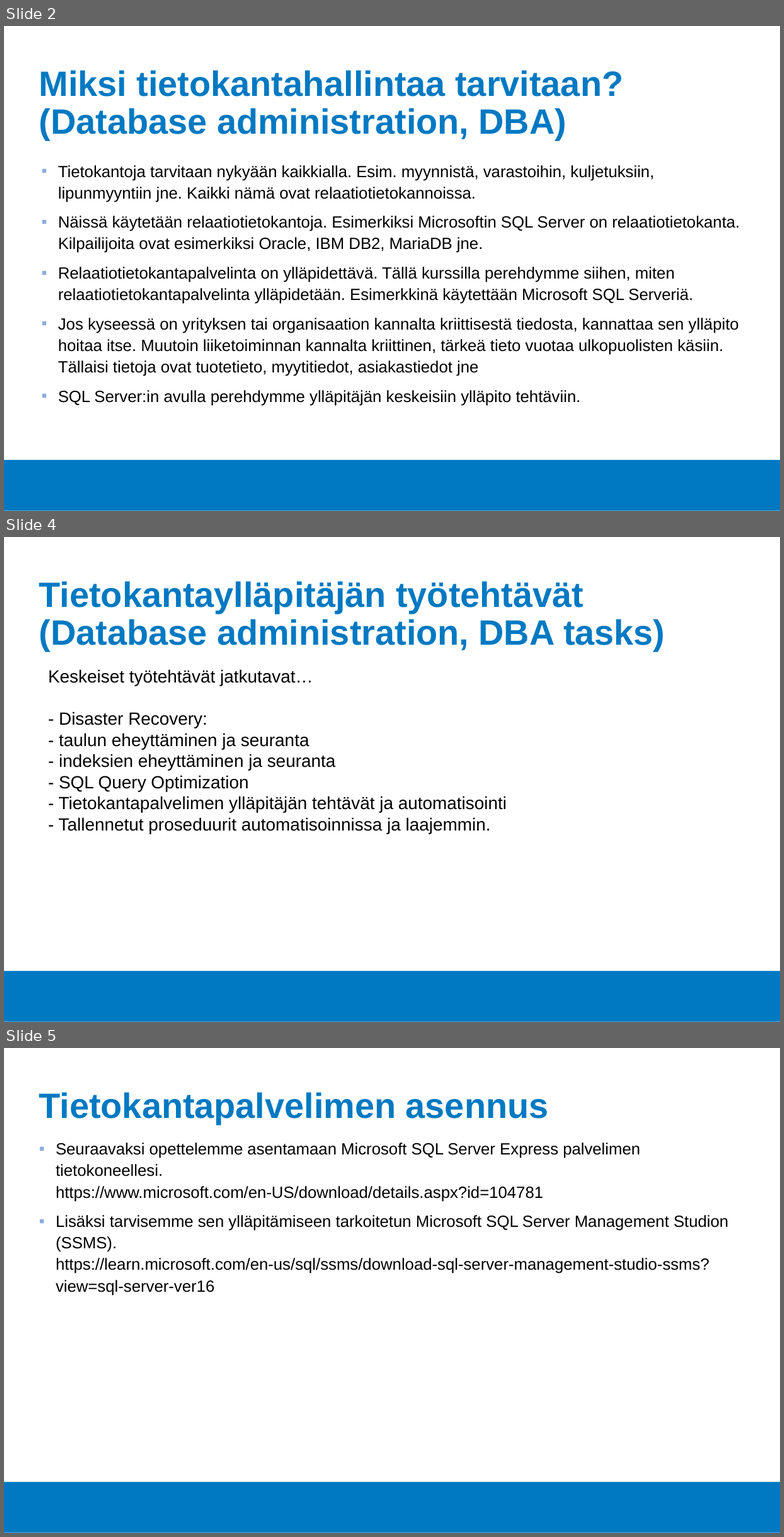
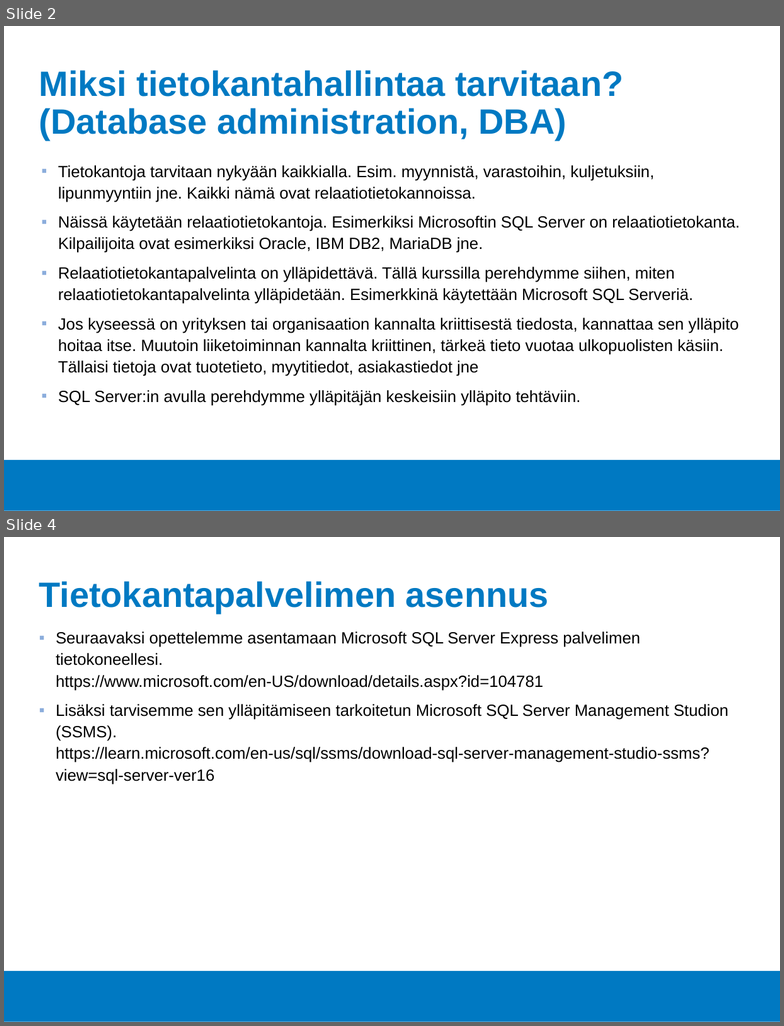
Before and after one commit to Tietokantahallinta/Tietokantahallinta.github.io, a slide deck: luennot/viikko01/Luentokalvot_01.odp. Shown one above the other, each under a label of ours: slides 2, 4 and 5 before the commit, slides 2 and 4 after it; the slides between them are not shown. The pictures are 784x1537 and 784x1026 pixels, drawn with LibreOffice and Linux fonts; fonts in the diff are those of the drawing; background and template pictures are left out. Boxes give left, top, right and bottom in pixels: in the first picture for what was removed or moved away, otherwise in the second. Text is boxed around its words. In the diff, an @@ line names an element or a change of style, - is before the commit and + after.

```diff
--- a/luennot/viikko01/Luentokalvot_01.odp
+++ b/luennot/viikko01/Luentokalvot_01.odp
@@ slide 4 removed at [4,537,780,1022], background #FFFFFF; not listed: 1 template element that a slide beside it also shows @@
@@ title removed at [39,581,665,651] @@
-Tietokantaylläpitäjän työtehtävät
-(Database administration, DBA tasks)
@@ text removed at [48,669,507,834] @@
-Keskeiset työtehtävät jatkutavat…
-- Disaster Recovery:
-- taulun eheyttäminen ja seuranta
-- indeksien eheyttäminen ja seuranta
-- SQL Query Optimization
-- Tietokantapalvelimen ylläpitäjän tehtävät ja automatisointi
-- Tallennetut proseduurit automatisoinnissa ja laajemmin.
@@ what was slide 5 is now slide 4 @@
```
Also in this commit, not shown: 1 slide changed, 1 slide added, 1 other file.
